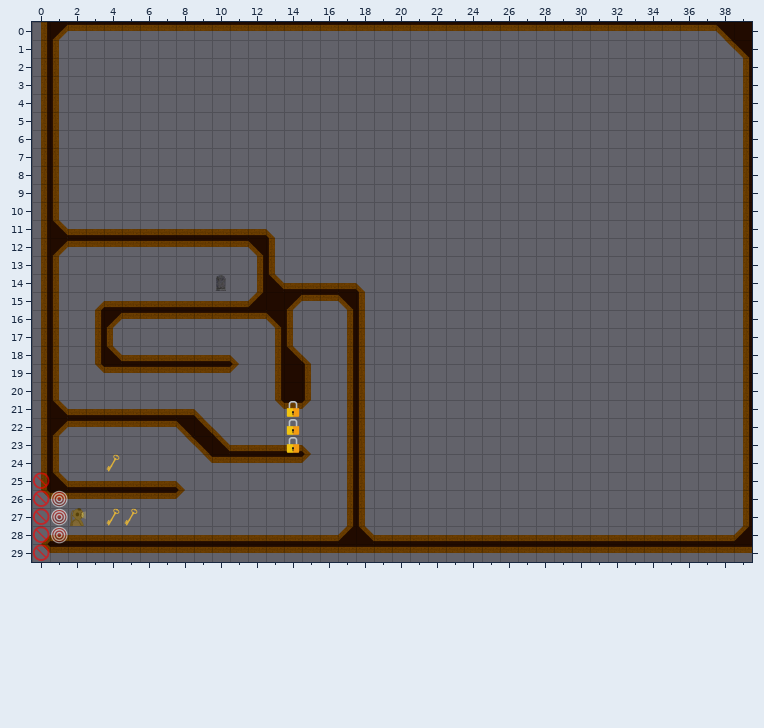
Level history. Tiled map (JSON): core/assets/levels/small_ship.json. The picture above was drawn from the file before the commit.
Cells are 100x100 px. Shown: x 0..39, y 0..29.
Now the later version:
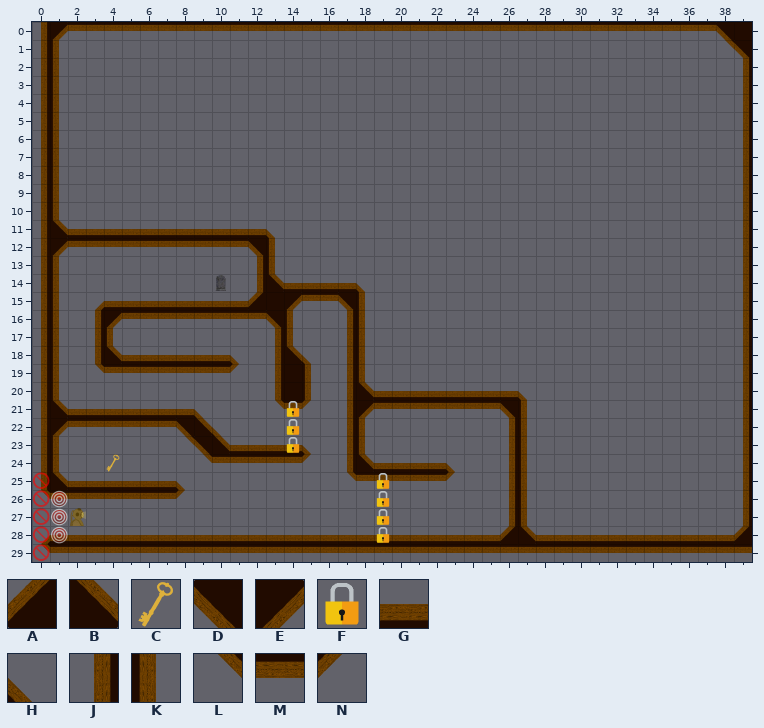
Key: from "old_ship_tileset": A 0, B 1, C 4, D 10, E 11, F 14, G 21, H 22, J 30, K 32, L 40, M 41, N 42.
_ is an empty cell.
Change:
Layer "walls":
Tile G gives way to tile A in row 28 at x 26.
Tile G gives way to tile B in row 28 at x 27.
Tile K gives way to tile B in row 20 at x 18; in row 24 at x 18.
The edit adds tile D in row 21 at x 26.
Tile K gives way to tile E in row 21 at x 18.
Tile A gives way to tile G in row 28 at x 17.
Tile B gives way to tile G in row 28 at x 18.
The edit adds tile G in row 20 at x 19 to 26; in row 24 at x 19 to 22.
The edit adds tile H in row 20 at x 27; in row 24 at x 23.
The edit adds tile J in rows 22 to 27 at x 26.
The edit adds tile K in rows 21 to 27 at x 27.
Tile J gives way to tile L in row 25 at x 17.
Tile K gives way to tile M in row 25 at x 18.
The edit adds tile M in row 21 at x 19 to 25; in row 25 at x 19 to 22.
The edit adds tile N in row 25 at x 23.
The edit erases tile J in rows 26 to 27 at x 17.
The edit erases tile K in rows 26 to 27 at x 18.
Layer "gameplay":
The edit adds tile F in rows 25 to 28 at x 19.
The edit erases tile C in row 27 at x 4 to 5.
Pixel boxes of the changes (left, top, right, bottom) in both pictures:
changed: (338, 382, 536, 544)
removed: (106, 508, 138, 526)
